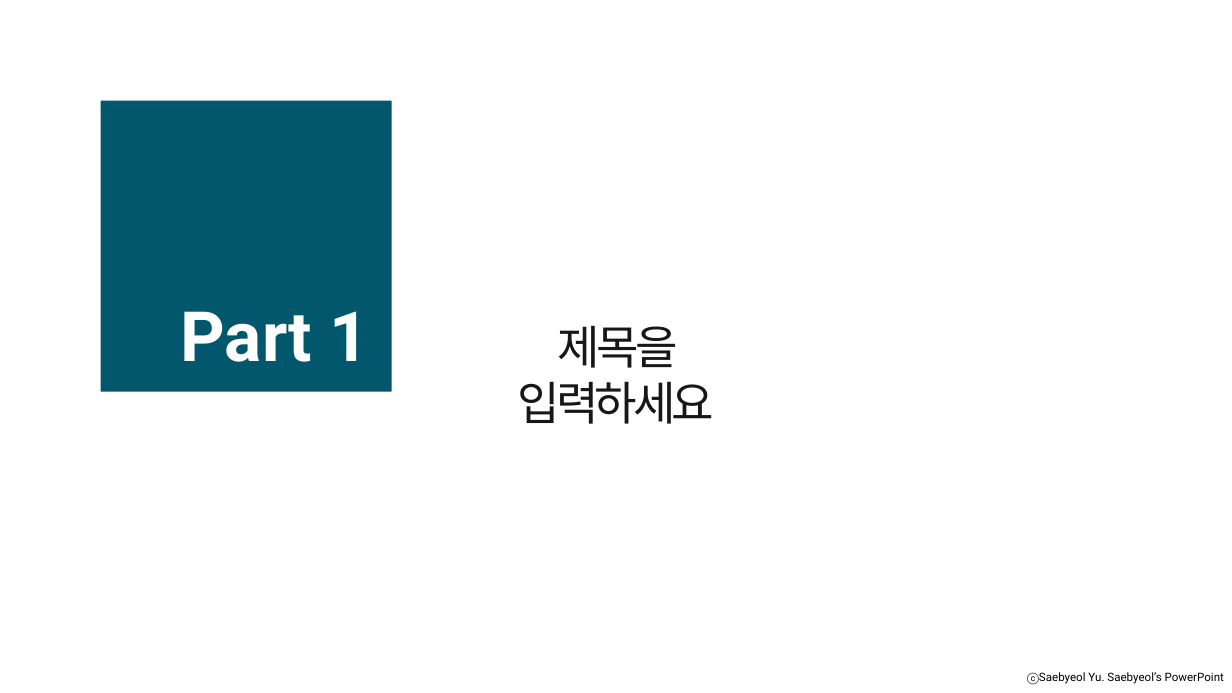
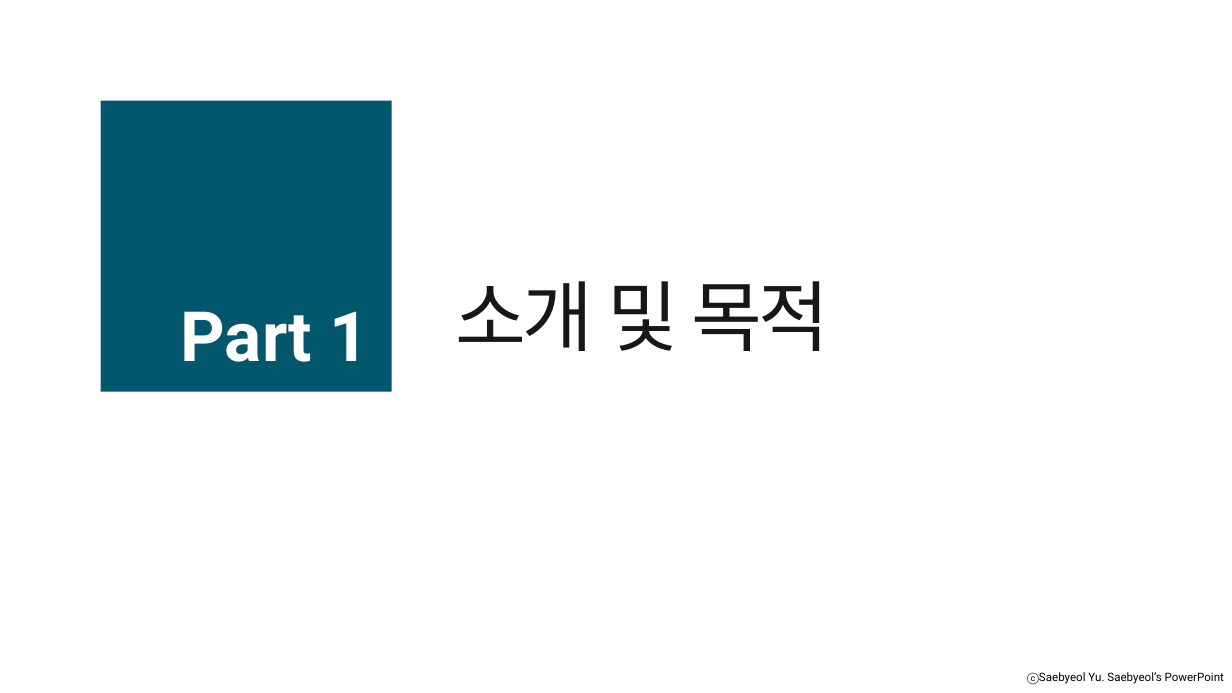
Before and after one commit to ArcheTree/2022training, a slide deck: slide 3 of ppr템플릿/201005_jade_sbppt.pptx. Drawn at 1232x693 pixels with LibreOffice and Linux fonts; fonts in the diff are those of the drawing; background and template pictures are left out. Boxes give left, top, right and bottom in pixels: in the first picture for what was removed or moved away, otherwise in the second. Text is boxed around its words. In the diff, an @@ line names an element or a change of style, - is before the commit and + after.

```diff
--- a/ppr템플릿/201005_jade_sbppt.pptx
+++ b/ppr템플릿/201005_jade_sbppt.pptx
@@ text at bbox=[455, 281, 830, 351]: text changed; size 36 to 60 pt @@
-제목을 입력하세요
+소개 및 목적
```
Also in this commit, not shown: 1 other slide changed, 5 slides added, 2 slides removed, 6 other files.
